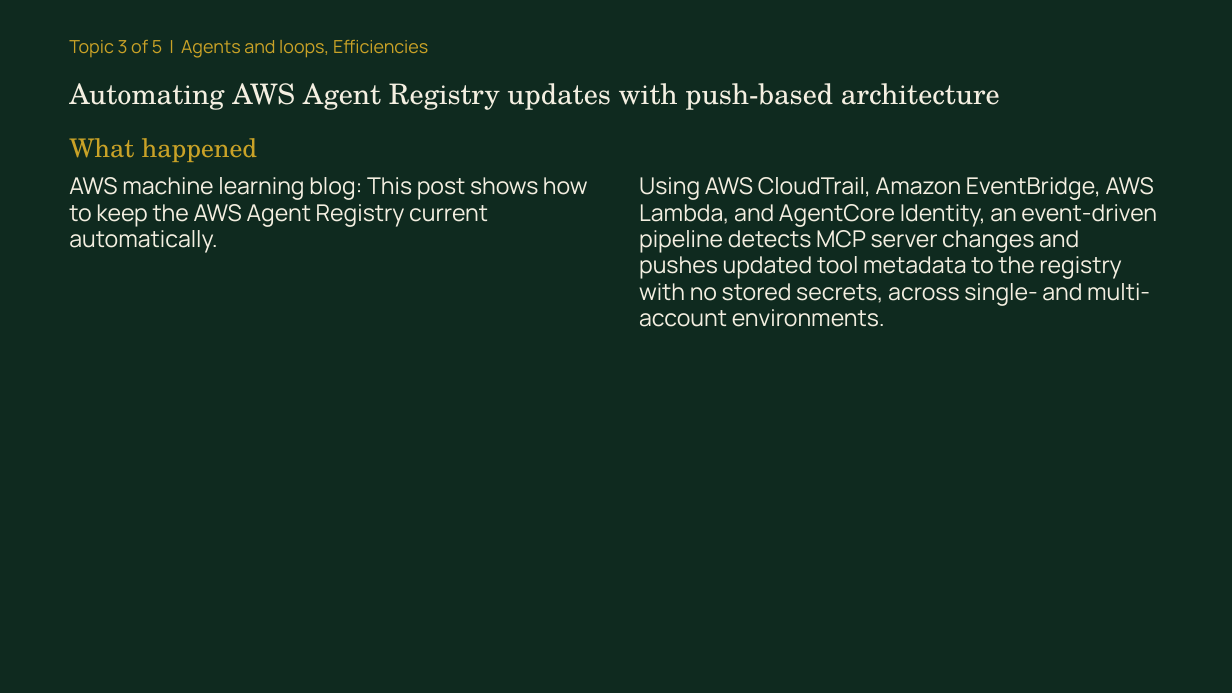
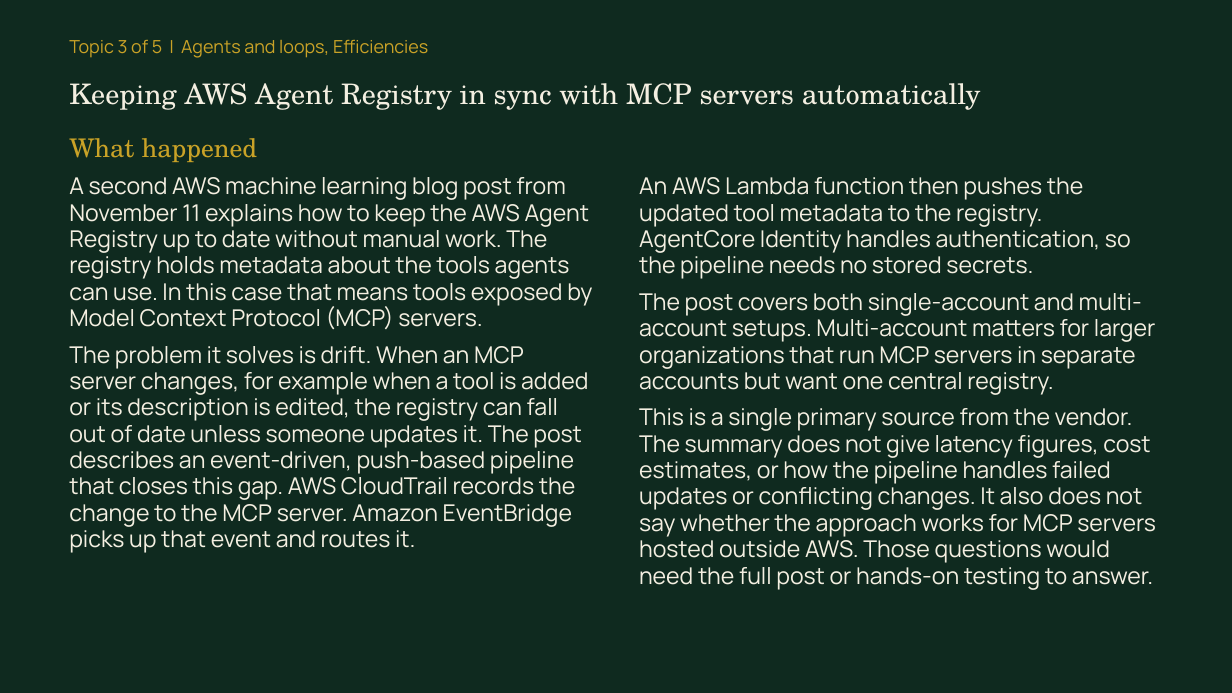
Before and after one commit to syb-code/news-digest, a slide deck: slide 8 of docs/learn/2026-11-11/briefing.pptx. Drawn at 1232x693 pixels with LibreOffice and Linux fonts; fonts in the diff are those of the drawing. Boxes give left, top, right and bottom in pixels: in the first picture for what was removed or moved away, otherwise in the second. Text is boxed around its words. In the diff, an @@ line names an element or a change of style, - is before the commit and + after.

```diff
--- a/docs/learn/2026-11-11/briefing.pptx
+++ b/docs/learn/2026-11-11/briefing.pptx
@@ text at bbox=[69, 83, 981, 110]: text changed @@
-Automating AWS Agent Registry updates with push-based architecture
+Keeping AWS Agent Registry in sync with MCP servers automatically
@@ text at bbox=[69, 177, 592, 553]: text changed @@
-AWS machine learning blog: This post shows how to keep the AWS Agent Registry current automatically.
+A second AWS machine learning blog post from November 11 explains how to keep the AWS Agent Registry up to date without manual work. The registry holds metadata about the tools agents can use. In this case that means tools exposed by Model Context Protocol (MCP) servers.
+The problem it solves is drift. When an MCP server changes, for example when a tool is added or its description is edited, the registry can fall out of date unless someone updates it. The post describes an event-driven, push-based pipeline that closes this gap. AWS CloudTrail records the change to the MCP server. Amazon EventBridge picks up that event and routes it.
@@ text at bbox=[639, 177, 1156, 590]: text changed @@
-Using AWS CloudTrail, Amazon EventBridge, AWS Lambda, and AgentCore Identity, an event-driven pipeline detects MCP server changes and pushes updated tool metadata to the registry with no stored secrets, across single- and multi-account environments.
+An AWS Lambda function then pushes the updated tool metadata to the registry. AgentCore Identity handles authentication, so the pipeline needs no stored secrets.
+The post covers both single-account and multi-account setups. Multi-account matters for larger organizations that run MCP servers in separate accounts but want one central registry.
+This is a single primary source from the vendor. The summary does not give latency figures, cost estimates, or how the pipeline handles failed updates or conflicting changes. It also does not say whether the approach works for MCP servers hosted outside AWS. Those questions would need the full post or hands-on testing to answer.
```
Also in this commit, not shown: 16 other slides changed, 5 other files.
